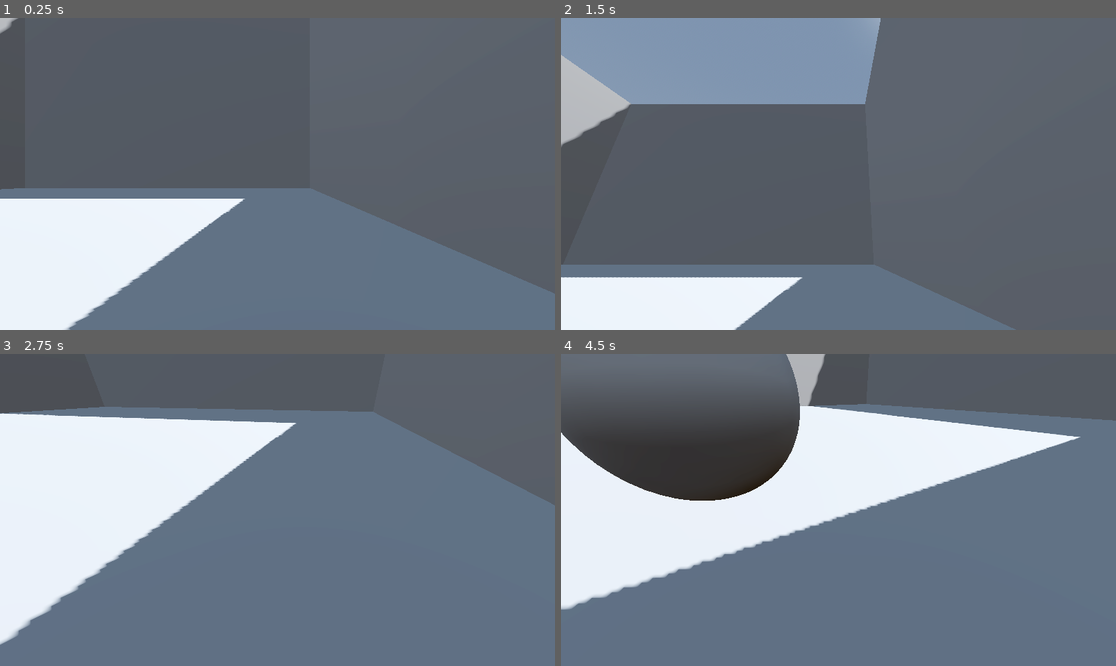
Above: before the commit, frames 1-4 (two rows, left to right).
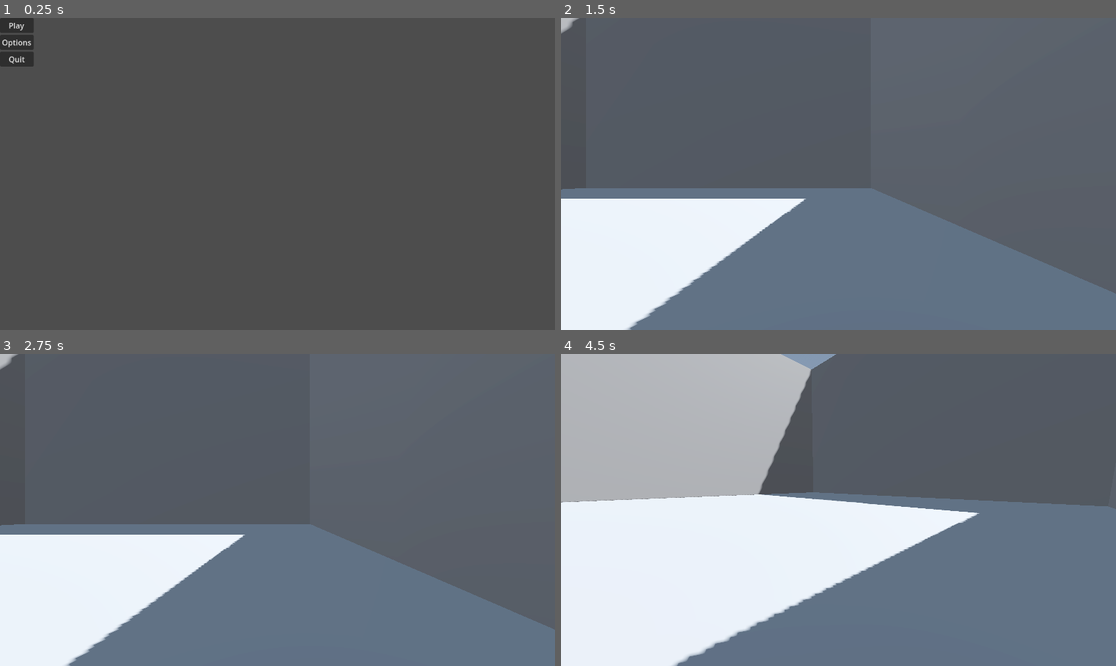
Above: after the commit, the same moments.

Repository: LeCodingOwl/split-3
Game: Godot game, scene res://menu.tscn
The game is run twice, just before and just after one commit, with the same random seed, the same clock (stepped at 60 frames per second) and the same inputs. Before the commit the project starts from res://main.tscn.
Inputs (mouse positions are in pixels of both pictures, inside the frame that each line leads up to):
- Up to frame 1 (0.25 s): no input
- Up to frame 2 (1.5 s): click (577, 42) at 0.5 s, where only the run after the commit has a clickable "Options"; click (577, 24) at 1.25 s, where only the run after the commit has a clickable "Play"
- Up to frame 3 (2.75 s): tap Enter (ui_accept) at 2, 2.27 s; move the mouse to (305, 510) at 2.02 s; hold Up (ui_up) from 2.03 s (still down); click (305, 510) at 2.1 s
- Up to frame 4 (4.5 s): keep holding Up (ui_up); tap Enter (ui_accept) at 2.75, 3.02, 3.5, 4.25 s; move the mouse to (810, 510) at 2.77 s; click (810, 510) at 2.85 s; move the mouse to (849, 503) at 3.52 s; click (849, 503) at 3.6 s; move the mouse to (832, 516) at 4.27 s; click (832, 516) at 4.35 s

The runs differ from the first frame. In frame 1, 70% of the frame differs, in the area x 0-100%, y 0-100%; in frame 2, 44%; in frame 3, 46%; in frame 4, 53%.

Commit message:
Added basic menu scene

Diff:
--- /dev/null
+++ b/menu.gd
@@ -0,0 +1,14 @@
+extends Control
+
+
+
+func _on_play_pressed():
+	get_tree().change_scene_to_file("res://main.tscn")
+
+
+func _on_options_pressed():
+	pass # Replace with function body.
+
+
+func _on_quit_pressed():
+	get_tree().quit()
--- /dev/null
+++ b/menu.tscn
@@ -0,0 +1,38 @@
+[gd_scene load_steps=2 format=3 uid="uid://cti18mf2bk8"]
+
+[ext_resource type="Script" path="res://menu.gd" id="1_trci6"]
+
+[node name="Menu" type="Control"]
+layout_mode = 3
+anchors_preset = 15
+anchor_right = 1.0
+anchor_bottom = 1.0
+grow_horizontal = 2
+grow_vertical = 2
+script = ExtResource("1_trci6")
+
+[node name="MarginContainer" type="MarginContainer" parent="."]
+layout_mode = 0
+offset_right = 40.0
+offset_bottom = 40.0
+
+[node name="VBoxContainer" type="VBoxContainer" parent="MarginContainer"]
+layout_mode = 2
+
+[node name="Play" type="Button" parent="MarginContainer/VBoxContainer"]
+layout_mode = 2
+text = "Play"
+
+[node name="Options" type="Button" parent="MarginContainer/VBoxContainer"]
+layout_mode = 2
+text = "Options
+"
+
+[node name="Quit" type="Button" parent="MarginContainer/VBoxContainer"]
+layout_mode = 2
+text = "Quit
+"
+
+[connection signal="pressed" from="MarginContainer/VBoxContainer/Play" to="." method="_on_play_pressed"]
+[connection signal="pressed" from="MarginContainer/VBoxContainer/Options" to="." method="_on_options_pressed"]
+[connection signal="pressed" from="MarginContainer/VBoxContainer/Quit" to="." method="_on_quit_pressed"]
--- a/project.godot
+++ b/project.godot
@@ -11,7 +11,7 @@
 [application]
 
 config/name="split3"
-run/main_scene="res://main.tscn"
+run/main_scene="res://menu.tscn"
 config/features=PackedStringArray("4.2", "Forward Plus")
 config/icon="res://icon.svg"
 
